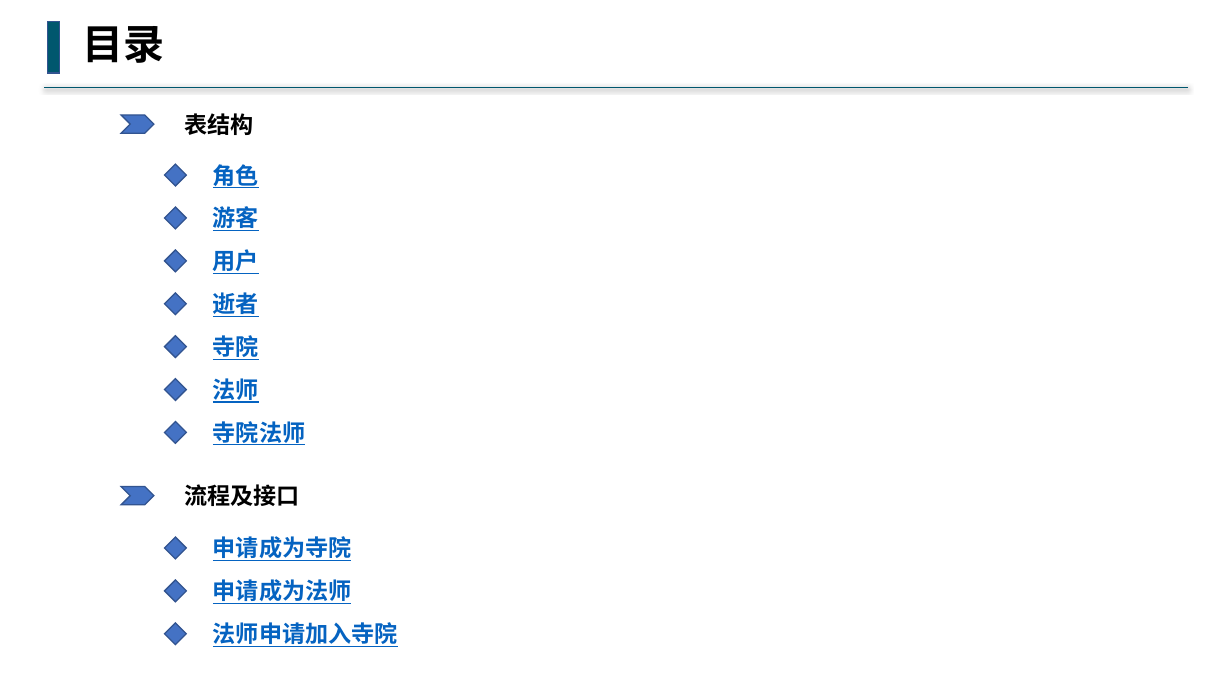
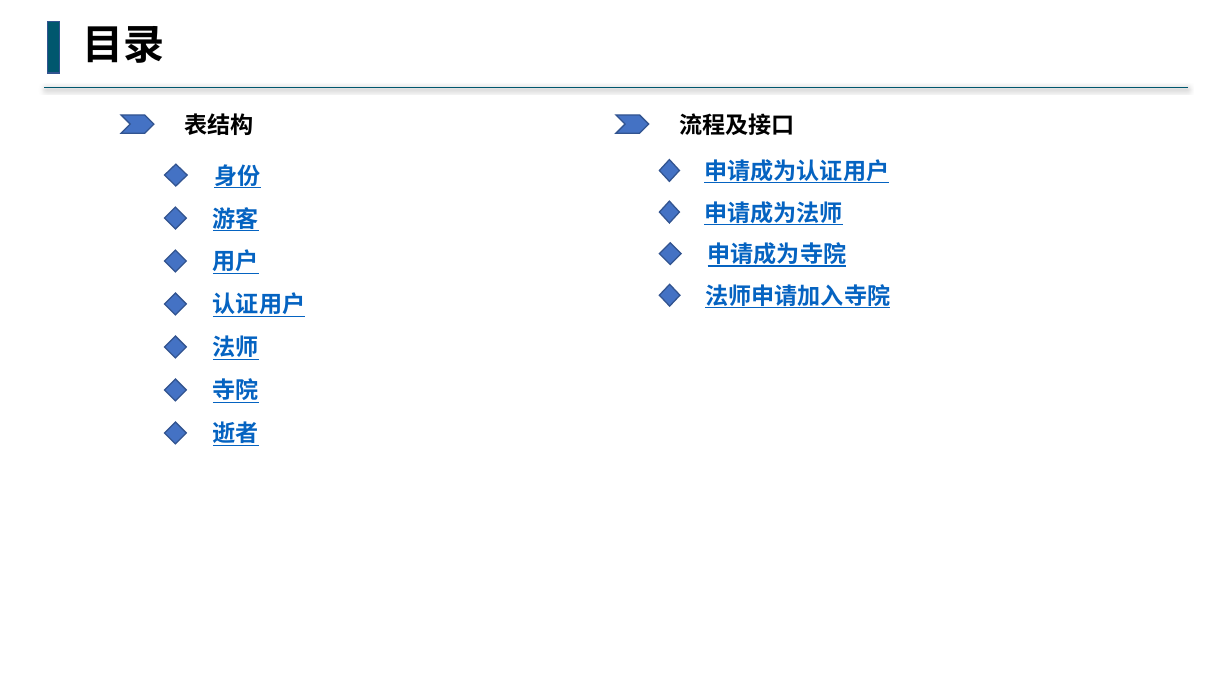
Before and after one commit to buddhachain/buddhaContract, a slide deck: slide 1 of doc/02.角色.pptx. Drawn at 1232x693 pixels with LibreOffice and Linux fonts; fonts in the diff are those of the drawing. Boxes give left, top, right and bottom in pixels: in the first picture for what was removed or moved away, otherwise in the second. Text is boxed around its words. In the diff, an @@ line names an element or a change of style, - is before the commit and + after.

Commit message:
更新角色相关字段

```diff
--- a/doc/02.角色.pptx
+++ b/doc/02.角色.pptx
@@ chevron: place and size @@
-chevron at (121, 487, 153, 506)
+chevron at (616, 116, 649, 134)
@@ text "流程及接口": place and size @@
-text "流程及接口" at (185, 484, 300, 506)
+text "流程及接口" at (679, 113, 794, 135)
@@ text at (214, 164, 260, 188): text changed @@
-角色
+身份
@@ diamond added at (660, 160, 680, 182), fill #4472C4, outline #325491 1 pt @@
@@ text added at (704, 159, 889, 183), 18 pt, text #0563C1, bold, underline @@
+申请成为认证用户
@@ diamond: place and size @@
-diamond at (165, 580, 187, 603)
+diamond at (660, 201, 680, 224)
@@ text "申请成为法师": place and size @@
-text "申请成为法师" at (213, 579, 352, 604)
+text "申请成为法师" at (704, 201, 843, 225)
@@ text "申请成为寺院": place and size @@
-text "申请成为寺院" at (213, 536, 352, 561)
+text "申请成为寺院" at (708, 242, 847, 267)
@@ diamond: place and size @@
-diamond at (165, 537, 187, 559)
+diamond at (660, 243, 682, 265)
@@ text added at (213, 292, 305, 317), 18 pt, text #0563C1, bold, underline @@
+认证用户
@@ diamond: place and size @@
-diamond at (165, 623, 187, 645)
+diamond at (660, 285, 680, 307)
@@ text "法师申请加入寺院": place and size @@
-text "法师申请加入寺院" at (213, 622, 398, 647)
+text "法师申请加入寺院" at (705, 284, 890, 308)
@@ text "法师": place and size @@
-text "法师" at (213, 378, 259, 403)
+text "法师" at (213, 335, 259, 360)
@@ text "寺院": place and size @@
-text "寺院" at (213, 335, 259, 360)
+text "寺院" at (213, 378, 259, 403)
@@ text "逝者": place and size @@
-text "逝者" at (213, 292, 259, 317)
+text "逝者" at (213, 421, 259, 446)
@@ text removed at (213, 421, 305, 445) @@
-寺院法师
```
Also in this commit, not shown: 7 other slides changed, 2 slides added, 1 slide removed, 2 other files.
